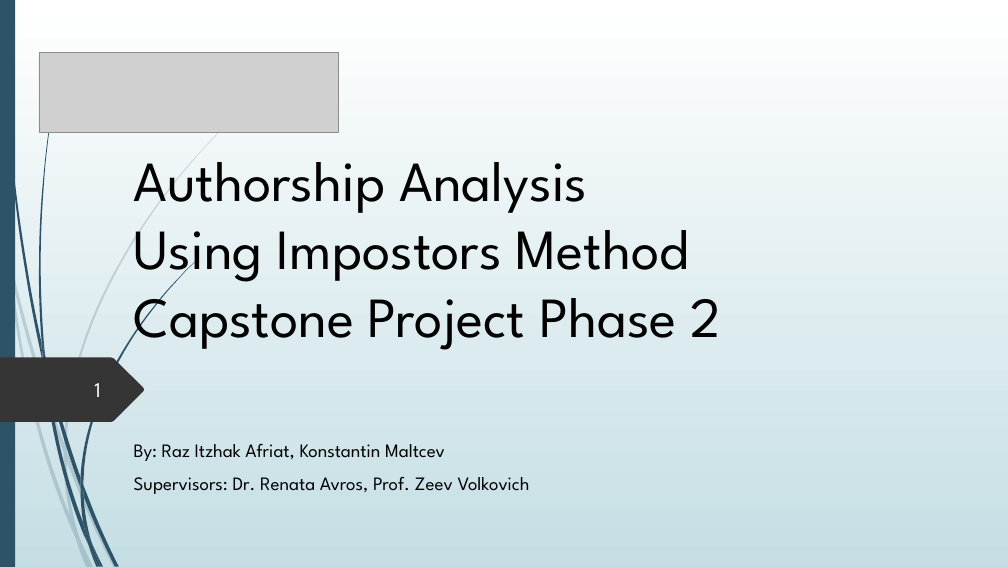
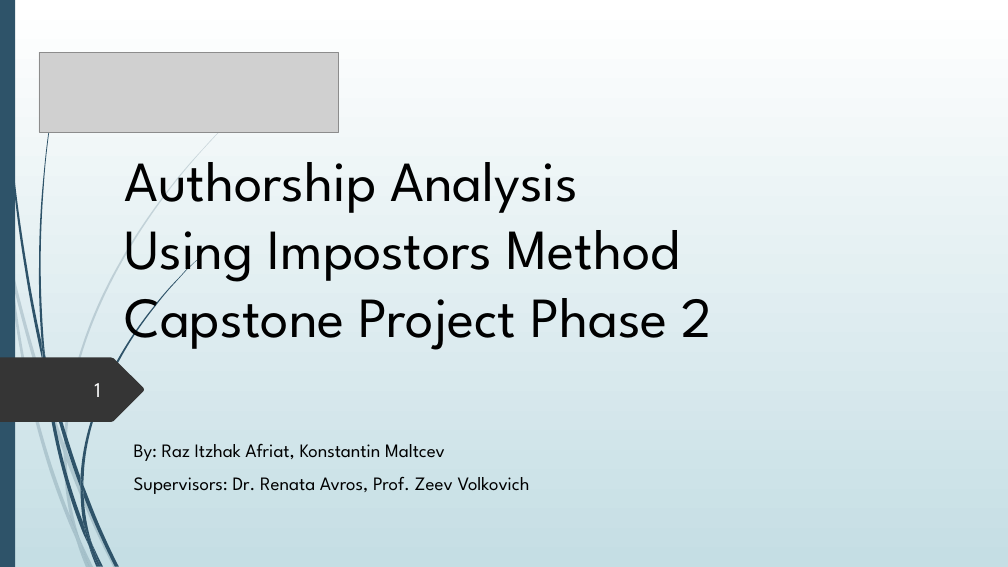
Before and after one commit to kmaltcev/NLP-BiLSTM-model, a slide deck: slide 1 of Capstone Project 21-2-R-13.pptx. Drawn at 1008x567 pixels with LibreOffice and Linux fonts; fonts in the diff are those of the drawing; grey boxes stand for pictures. Boxes give left, top, right and bottom in pixels: in the first picture for what was removed or moved away, otherwise in the second. Text is boxed around its words. In the diff, an @@ line names an element or a change of style, - is before the commit and + after.

```diff
--- a/Capstone Project 21-2-R-13.pptx
+++ b/Capstone Project 21-2-R-13.pptx
@@ title "Authorship Analysis Using Impostors Method ..." moved from (x1=134, y1=162, x2=722, y2=350) to (x1=124, y1=162, x2=713, y2=352) @@
```
Also in this commit, not shown: 14 other slides changed, 9 other files.
